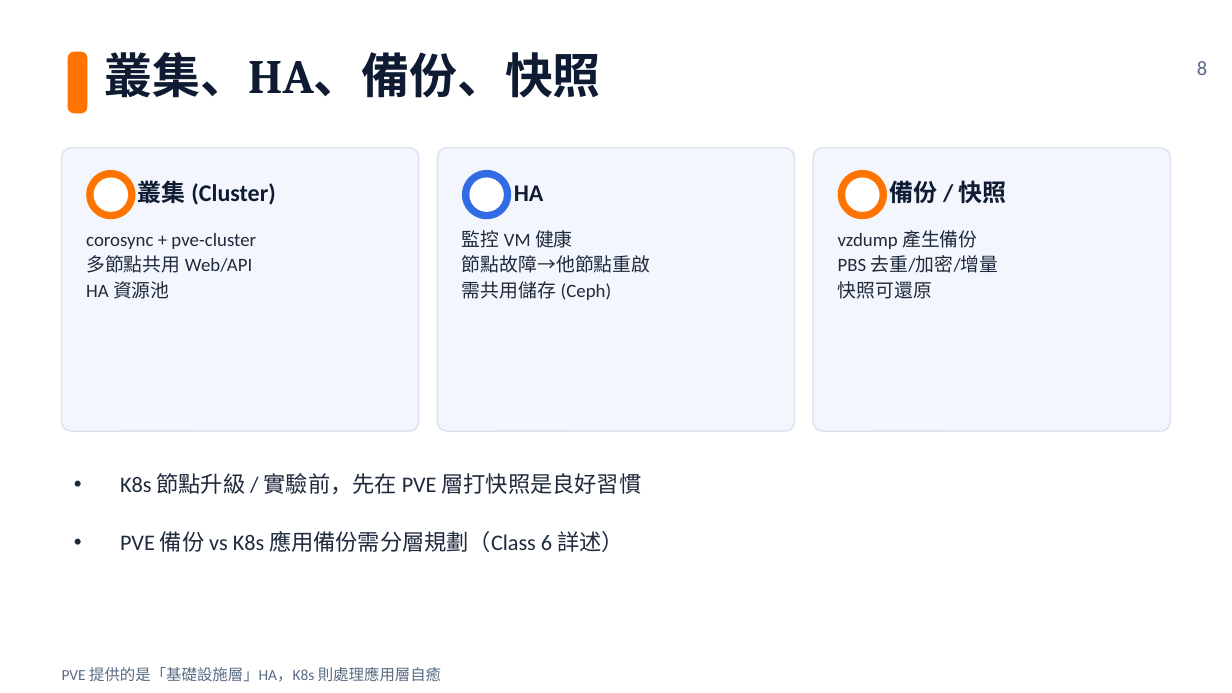
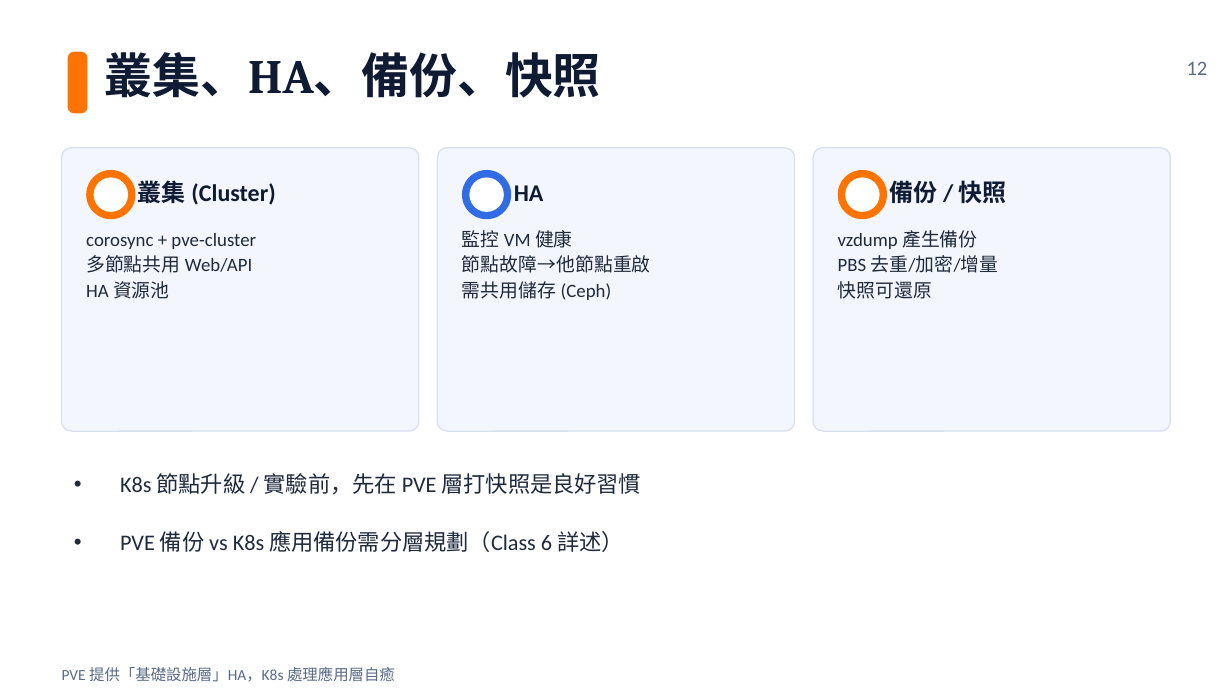
Before and after one commit to subirdkimo/k8s-course, a slide deck: slide 12 of 01-class-slides/class-01-pve-overview.pptx (slide 8 before the commit). Drawn at 1232x693 pixels with LibreOffice and Linux fonts; fonts in the diff are those of the drawing. Boxes give left, top, right and bottom in pixels: in the first picture for what was removed or moved away, otherwise in the second. Text is boxed around its words. In the diff, an @@ line names an element or a change of style, - is before the commit and + after.

```diff
--- a/01-class-slides/class-01-pve-overview.pptx
+++ b/01-class-slides/class-01-pve-overview.pptx
@@ text at <box>1187,61,1208,75</box>: text changed @@
-8
+12
@@ text at <box>62,667,395,682</box>: text changed @@
-PVE 提供的是「基礎設施層」HA，K8s 則處理應用層自癒
+PVE 提供「基礎設施層」HA，K8s 處理應用層自癒
```
Also in this commit, not shown: 7 other slides changed, 5 slides added, 7 other files.
